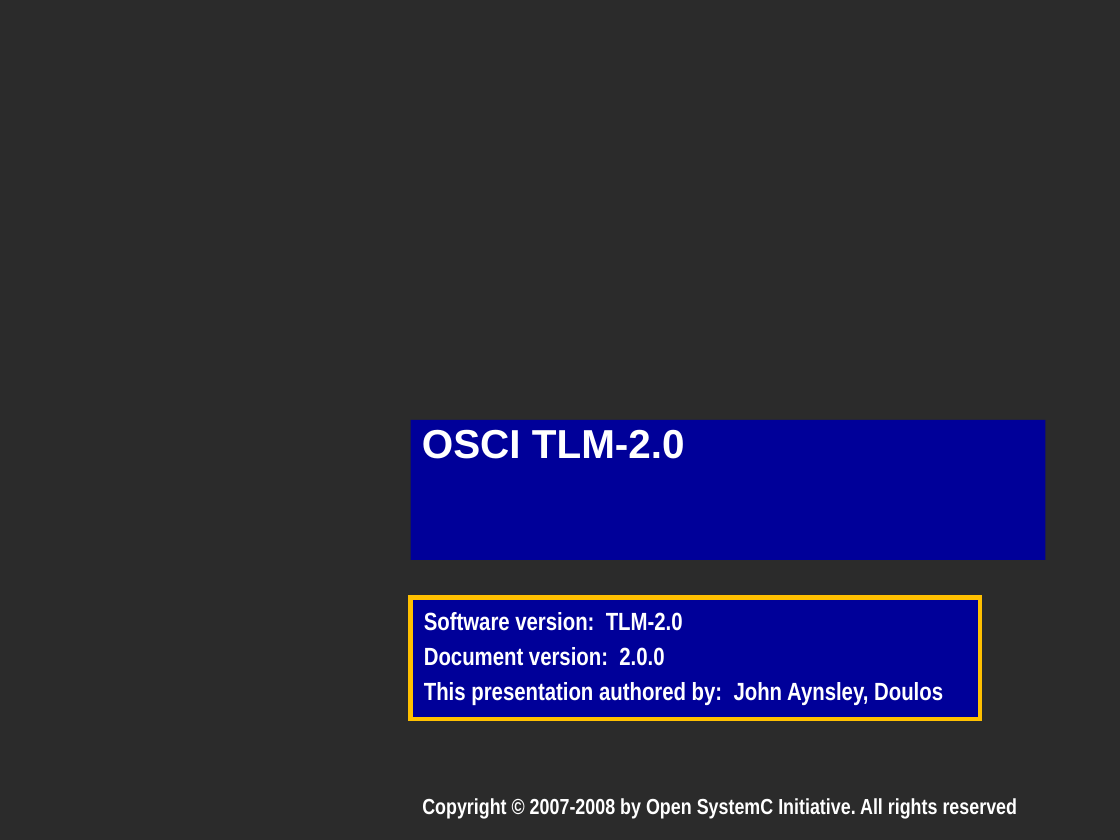
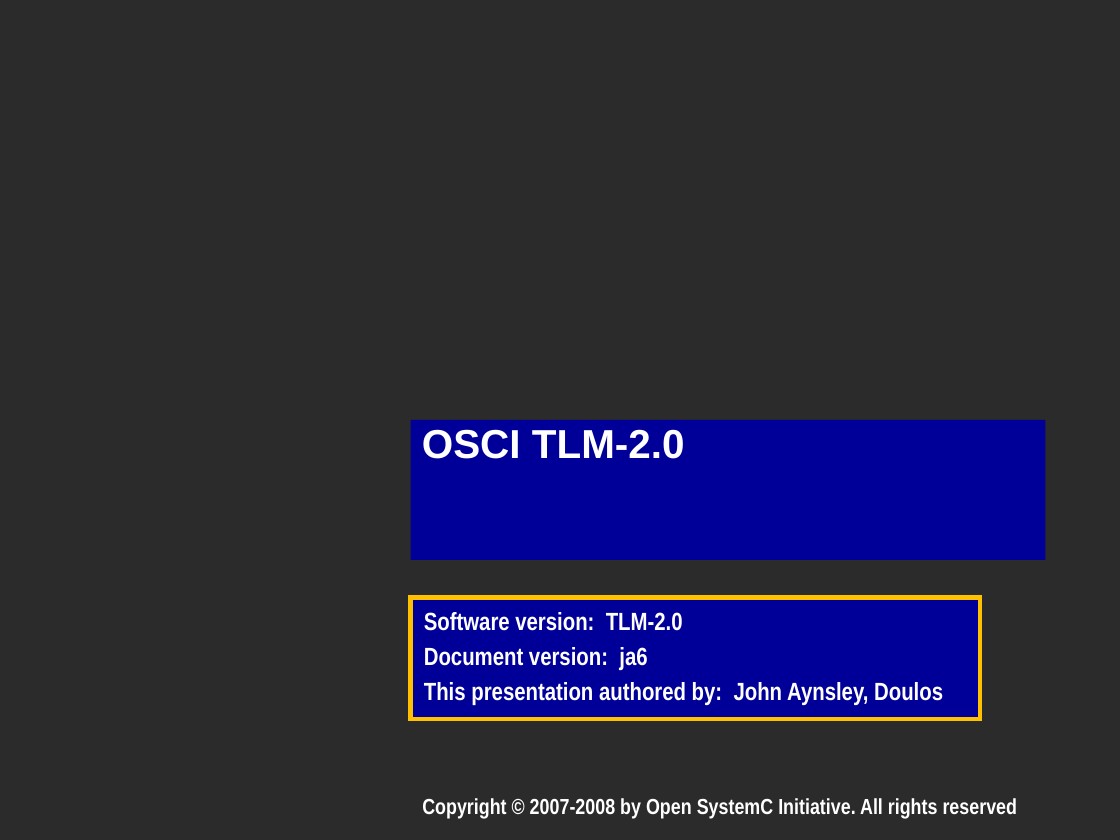
Before and after one commit to accellera-official/systemc, a slide deck: slide 2 of docs/release/TLM_2_0_presentation.ppt. Drawn at 1120x840 pixels with LibreOffice and Linux fonts; fonts in the diff are those of the drawing; background and template pictures are left out; a plain dark background stands for a picture behind light text. Boxes give left, top, right and bottom in pixels: in the first picture for what was removed or moved away, otherwise in the second. Text is boxed around its words. In the diff, an @@ line names an element or a change of style, - is before the commit and + after.

```diff
--- a/docs/release/TLM_2_0_presentation.ppt
+++ b/docs/release/TLM_2_0_presentation.ppt
@@ subtitle at [424,647,647,670]: text changed @@
-Document version: 2.0.0
+Document version: ja6
```
Also in this commit, not shown: 8 other slides changed.
